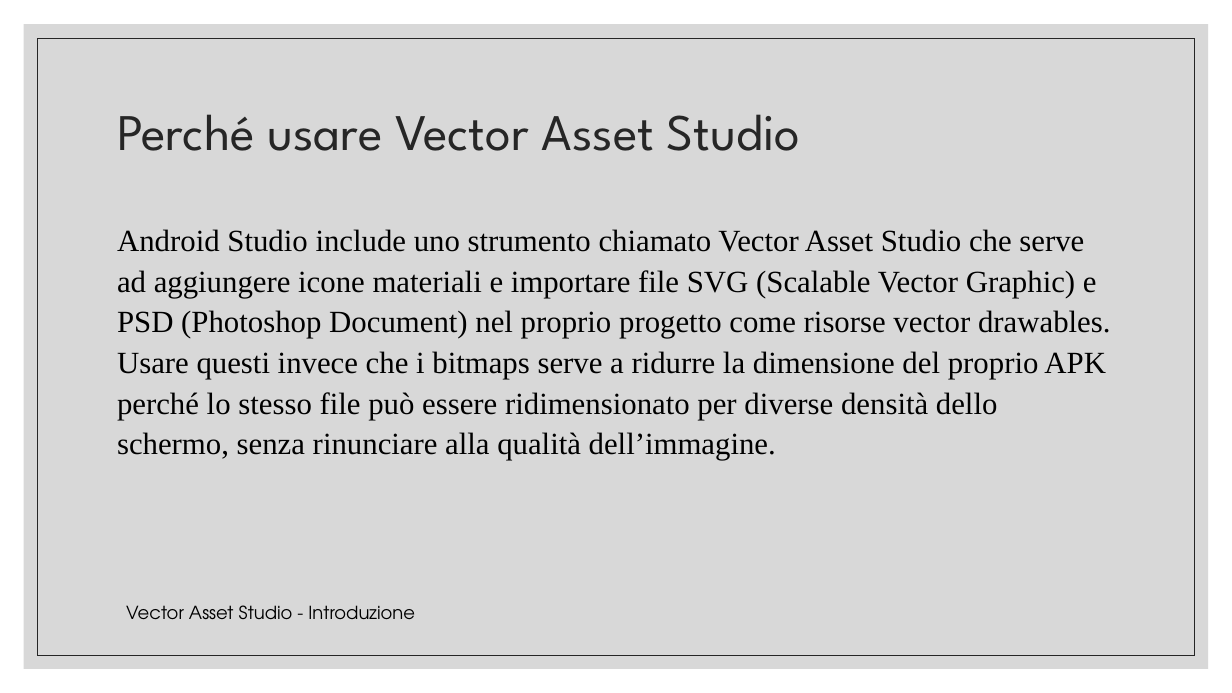
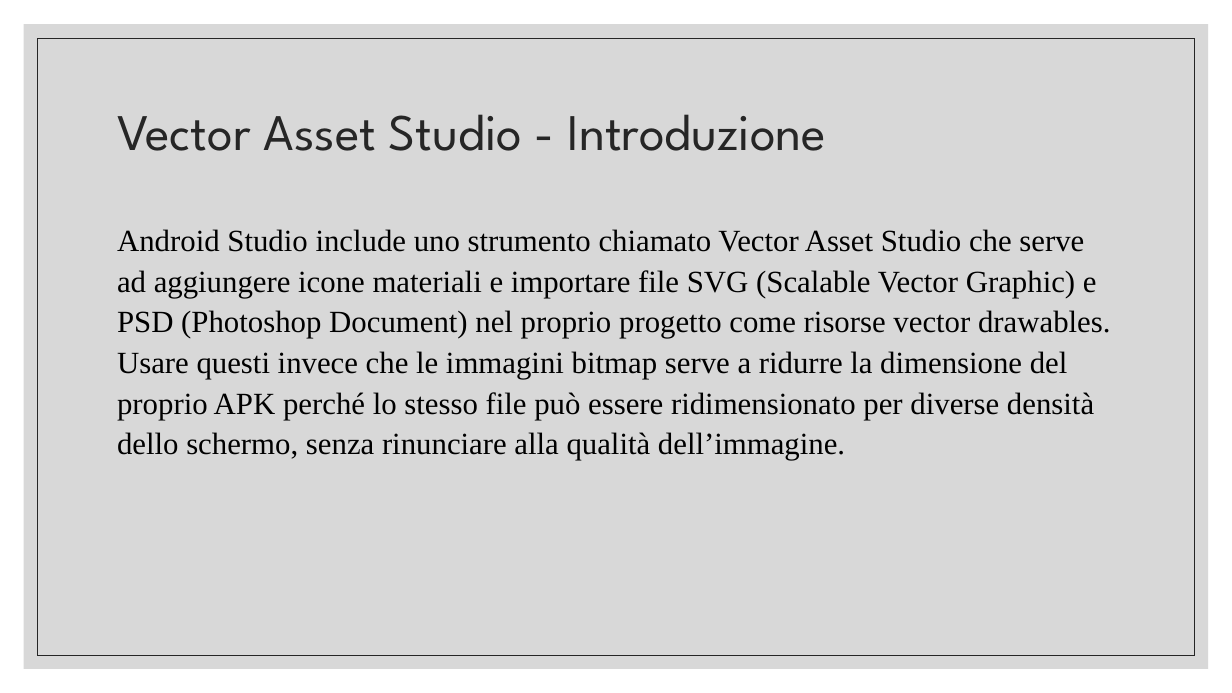
Before and after one commit to tizianotaglienti/Colleghi-Ristretti, a slide deck: slide 4 of Vector asset studio.pptx. Drawn at 1232x693 pixels with LibreOffice and Linux fonts; fonts in the diff are those of the drawing. Boxes give left, top, right and bottom in pixels: in the first picture for what was removed or moved away, otherwise in the second. Text is boxed around its words. In the diff, an @@ line names an element or a change of style, - is before the commit and + after.

```diff
--- a/Vector asset studio.pptx
+++ b/Vector asset studio.pptx
@@ title at [117, 114, 826, 151]: text changed @@
-Perché usare Vector Asset Studio
+Vector Asset Studio - Introduzione
@@ text at [117, 229, 1110, 460]: text changed @@
-Android Studio include uno strumento chiamato Vector Asset Studio che serve ad aggiungere icone materiali e importare file SVG (Scalable Vector Graphic) e PSD (Photoshop Document) nel proprio progetto come risorse vector drawables. Usare questi invece che i bitmaps serve a ridurre la dimensione del proprio APK perché lo stesso file può essere ridimensionato per diverse densità dello schermo, senza rinunciare alla qualità dell’immagine.
+Android Studio include uno strumento chiamato Vector Asset Studio che serve ad aggiungere icone materiali e importare file SVG (Scalable Vector Graphic) e PSD (Photoshop Document) nel proprio progetto come risorse vector drawables. Usare questi invece che le immagini bitmap serve a ridurre la dimensione del proprio APK perché lo stesso file può essere ridimensionato per diverse densità dello schermo, senza rinunciare alla qualità dell’immagine.
@@ text removed at [126, 605, 415, 620] @@
-Vector Asset Studio - Introduzione
```
Also in this commit, not shown: 34 other slides changed, 1 slide added, 1 slide removed.
